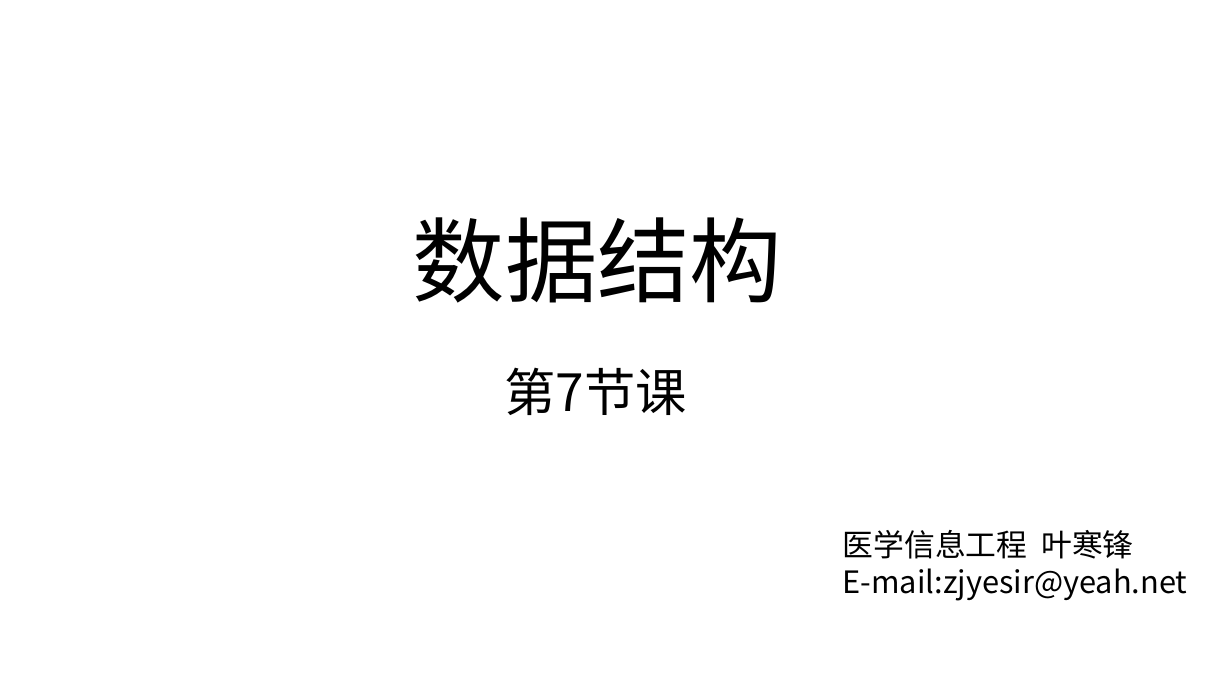
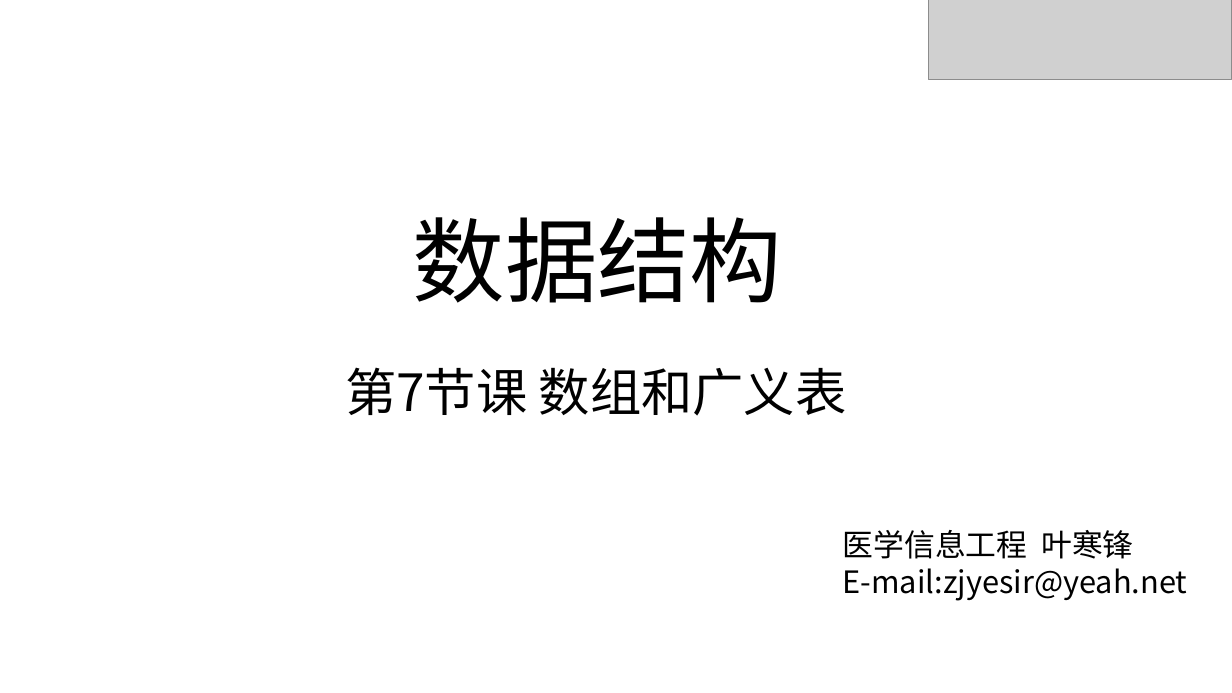
Before and after one commit to zjyesir/hmc_data_structure, a slide deck: slide 1 of ppt/5.数组和广义表.pptx. Drawn at 1232x693 pixels with LibreOffice and Linux fonts; fonts in the diff are those of the drawing; grey boxes stand for pictures; background and template pictures are left out. Boxes give left, top, right and bottom in pixels: in the first picture for what was removed or moved away, otherwise in the second. Text is boxed around its words. In the diff, an @@ line names an element or a change of style, - is before the commit and + after.

Commit message:
数组和线性表 ppt做完

```diff
--- a/ppt/5.数组和广义表.pptx
+++ b/ppt/5.数组和广义表.pptx
@@ picture added at [929,0,1232,79] @@
@@ text at [345,367,847,416]: text changed @@
-第7节课
+第7节课 数组和广义表
```
Also in this commit, not shown: 3 other slides changed, 11 slides added, 5 slides removed, 3 other files.
